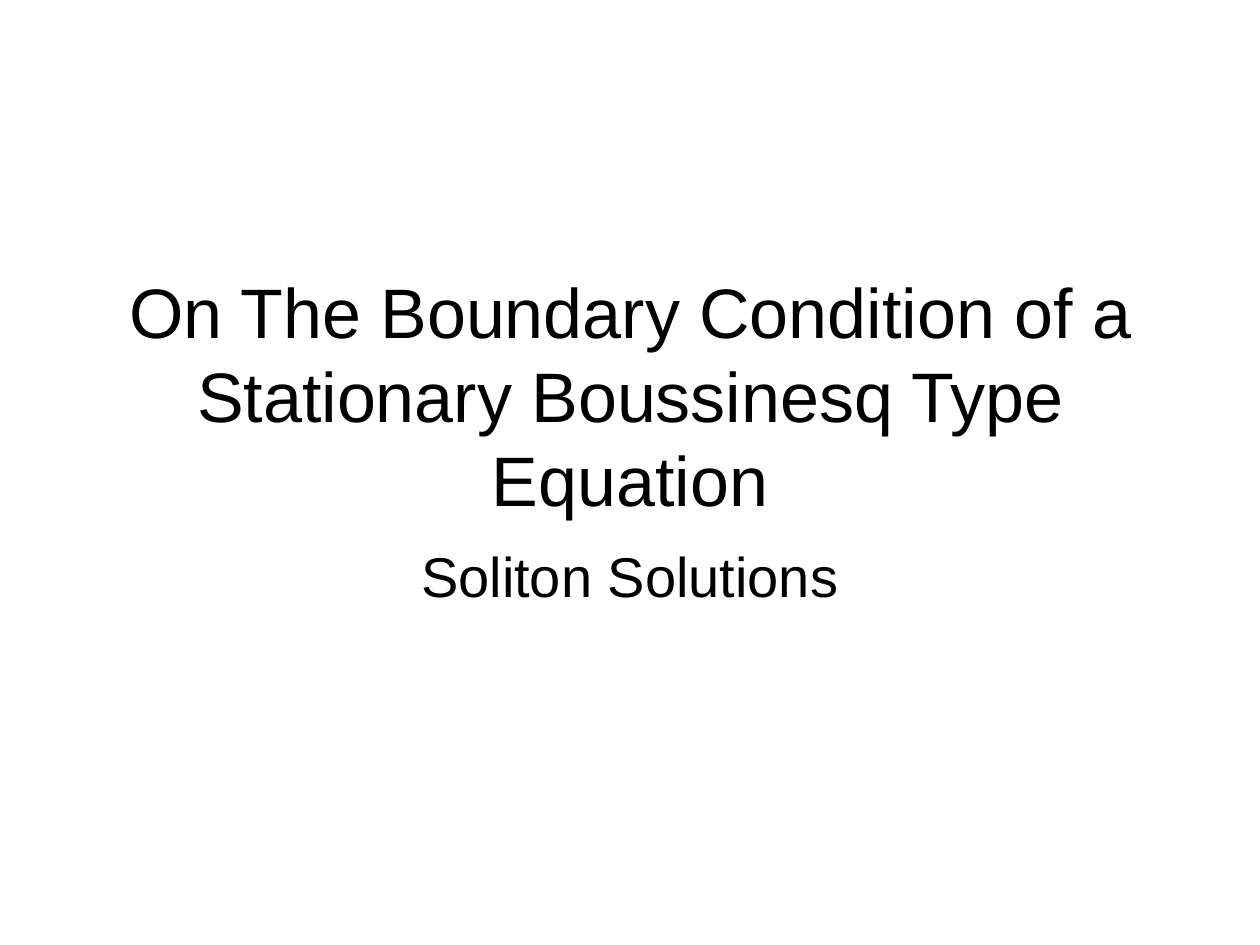
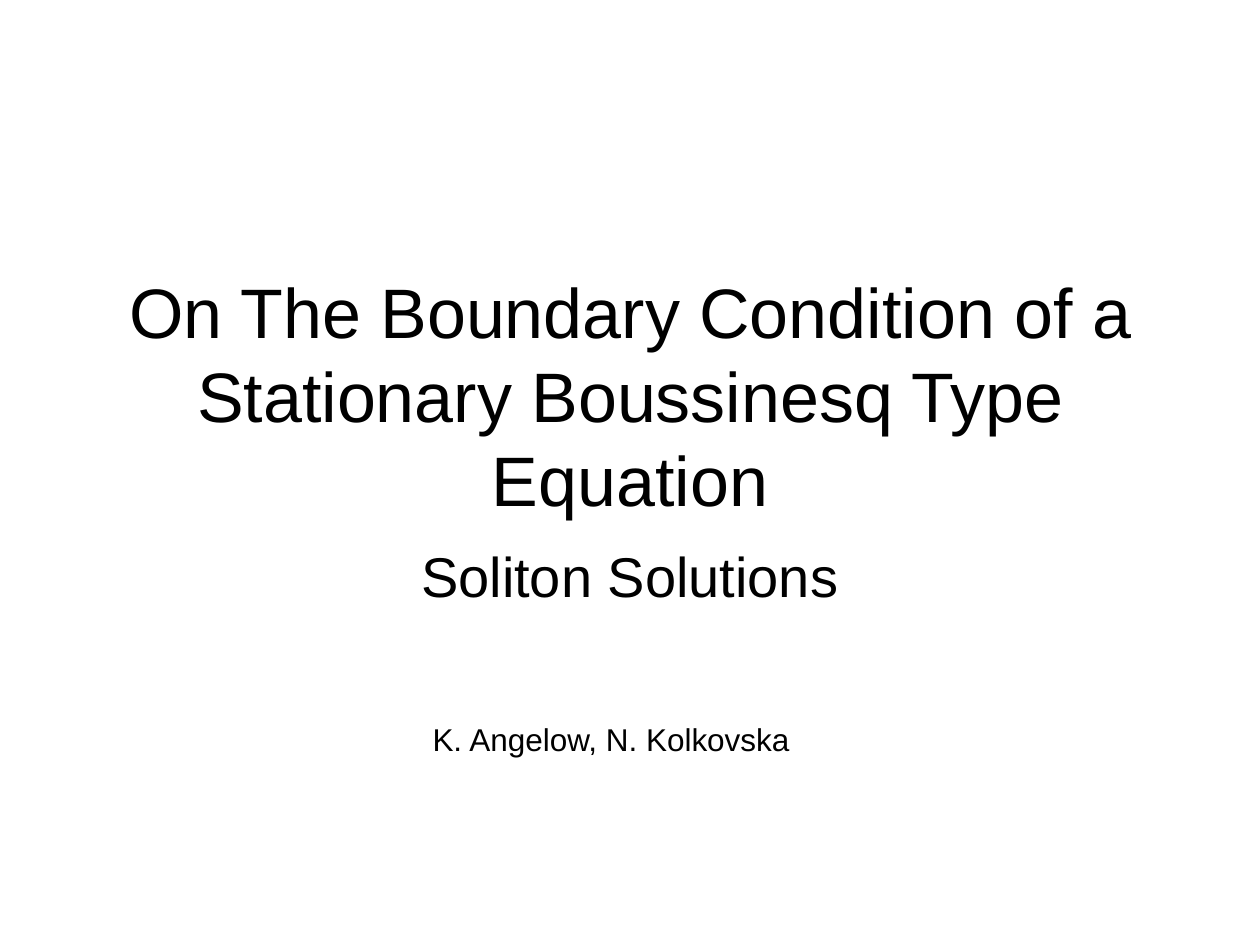
Before and after one commit to CloakMe/Boussinesq, a slide deck: slide 1 of Docu/Presentation Linz/Presentation.ppt. Drawn at 1260x945 pixels with LibreOffice and Linux fonts; fonts in the diff are those of the drawing. Boxes give left, top, right and bottom in pixels: in the first picture for what was removed or moved away, otherwise in the second. Text is boxed around its words. In the diff, an @@ line names an element or a change of style, - is before the commit and + after.

```diff
--- a/Docu/Presentation Linz/Presentation.ppt
+++ b/Docu/Presentation Linz/Presentation.ppt
@@ text added at <box>433,728,789,757</box>, 18 pt, text #000000 @@
+K. Angelow, N. Kolkovska
```
Also in this commit, not shown: 1 other slide changed, 3 slides added, 1 slide removed.
